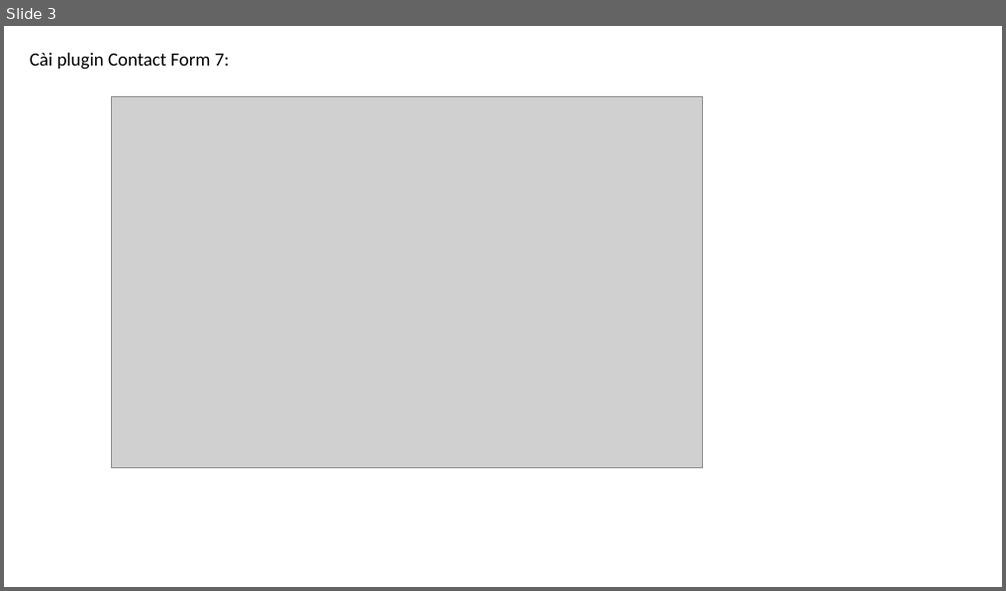
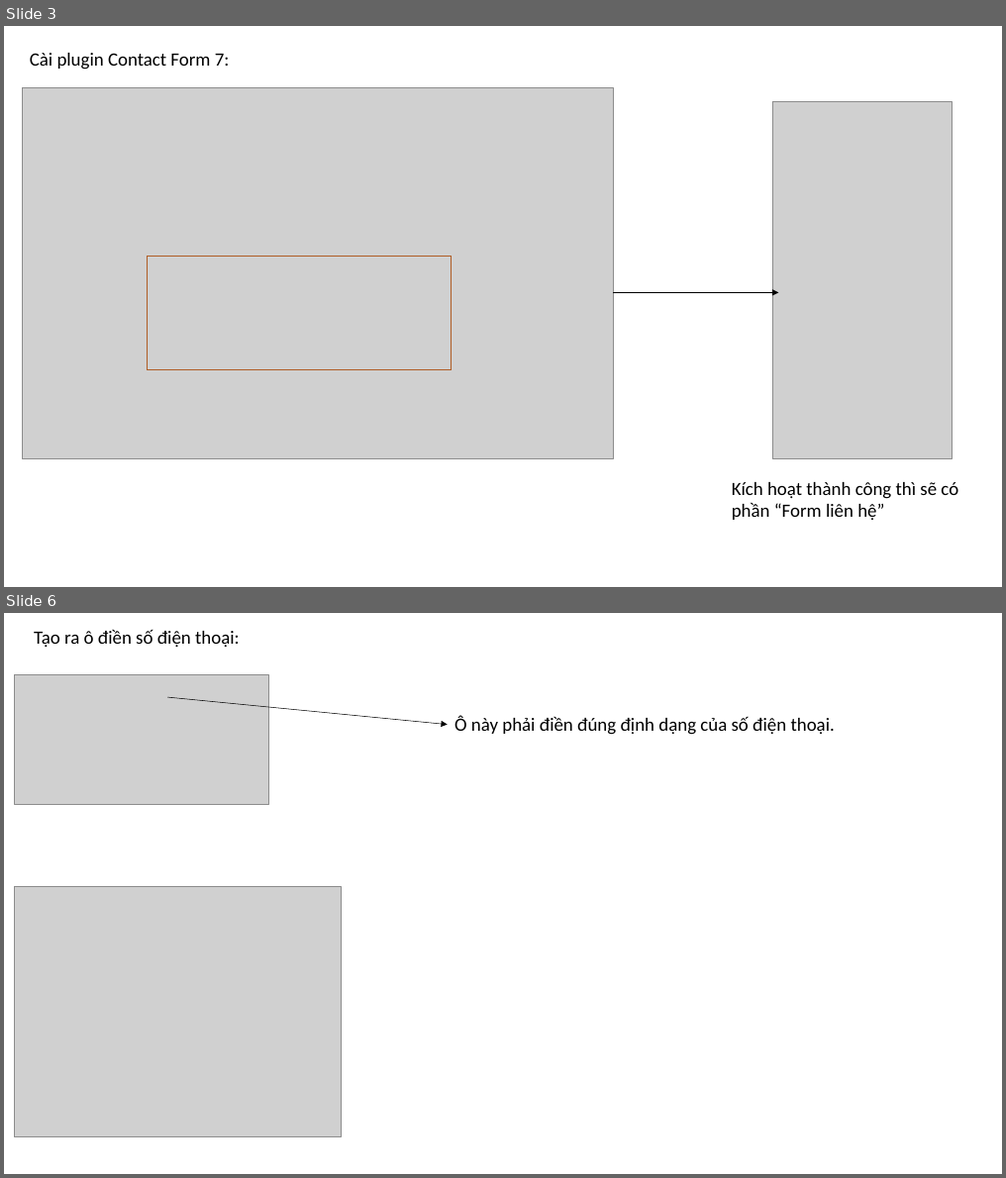
Before and after one commit to DangVanDoan05/WordPress, a slide deck: Tạo trang liên hệ trong WebSite.pptx. Shown one above the other, each under a label of ours: slide 3 before the commit, slides 3 and 6 after it; the slides between them are not shown. The pictures are 1006x591 and 1006x1178 pixels, drawn with LibreOffice and Linux fonts; fonts in the diff are those of the drawing; grey boxes stand for pictures. Boxes give left, top, right and bottom in pixels: in the first picture for what was removed or moved away, otherwise in the second. Text is boxed around its words. In the diff, an @@ line names an element or a change of style, - is before the commit and + after.

```diff
--- a/Tạo trang liên hệ trong WebSite.pptx
+++ b/Tạo trang liên hệ trong WebSite.pptx
@@ slide 6 added at (4, 613, 1002, 1174), background #FFFFFF @@
@@ text added at (34, 629, 240, 648), 18 pt, text #000000 @@
+Tạo ra ô điền số điện thoại:
@@ picture added at (15, 675, 269, 805) @@
@@ arrow added from (167, 697) to (448, 725), #000000 0.5 pt @@
@@ text added at (454, 716, 835, 735), 18 pt, text #000000 @@
+Ô này phải điền đúng định dạng của số điện thoại.
@@ picture added at (15, 886, 342, 1138) @@
@@ slide 3 changed as well @@
@@ picture: place and size @@
-picture at (112, 97, 703, 469)
+picture at (22, 88, 614, 460)
@@ picture added at (772, 101, 951, 460) @@
@@ rectangle added at (147, 257, 450, 370), outline #AF5C24 1 pt @@
@@ arrow added from (614, 292) to (779, 292), #000000 0.5 pt @@
@@ text added at (732, 482, 958, 520), 18 pt, text #000000 @@
+Kích hoạt thành công thì sẽ có phần “Form liên hệ”
```
Also in this commit, not shown: 2 other slides changed, 24 other slides added, 7 slides removed.
